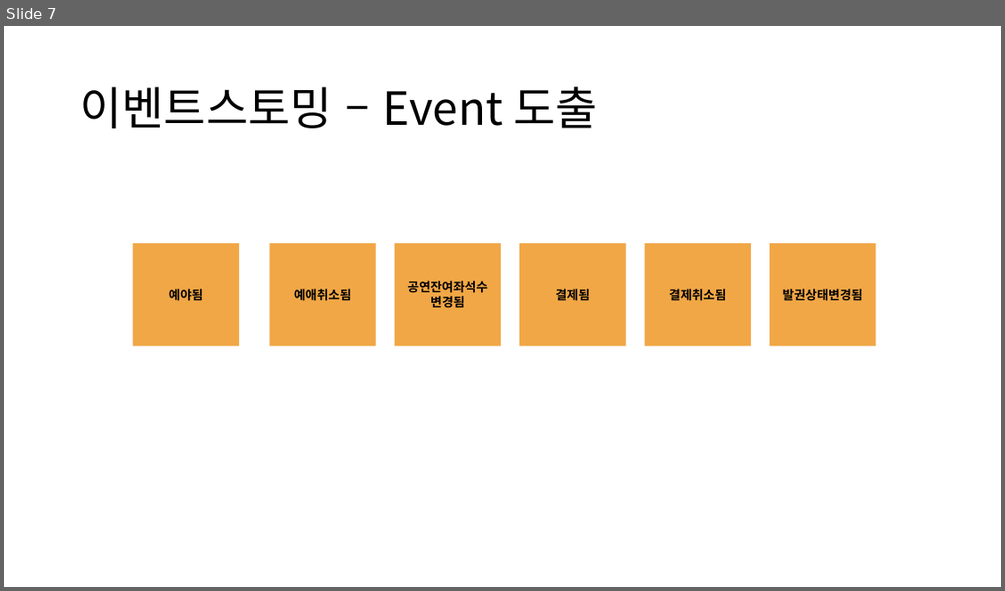
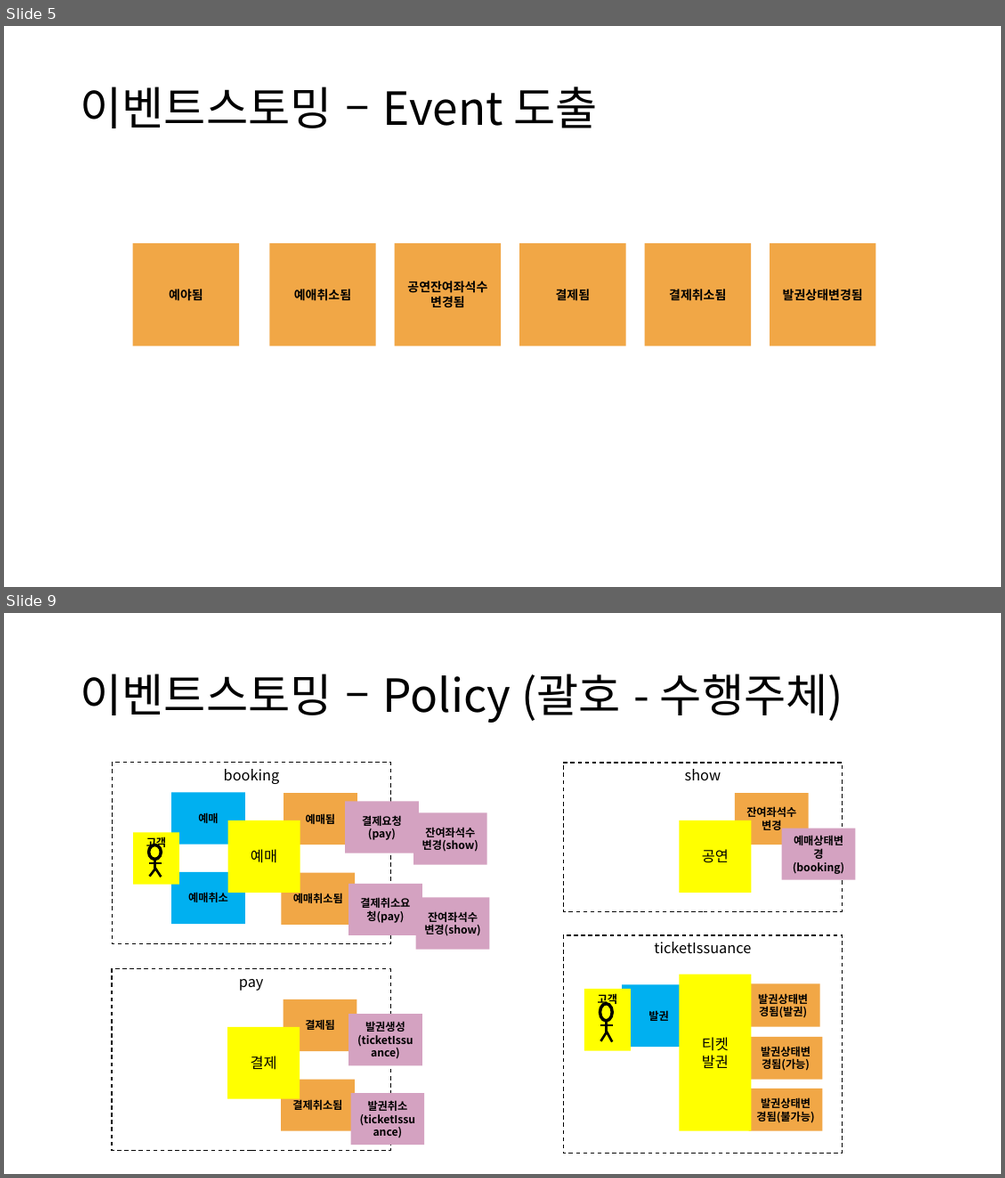
Before and after one commit to rudal13/teamBooking, a slide deck: 실무테스트 sheet.pptx. Shown one above the other, each under a label of ours: slide 7 before the commit, slides 5 and 9 after it; the slides between them are not shown. The pictures are 1005x591 and 1005x1178 pixels, drawn with LibreOffice and Linux fonts; fonts in the diff are those of the drawing. Boxes give left, top, right and bottom in pixels: in the first picture for what was removed or moved away, otherwise in the second. Text is boxed around its words. In the diff, an @@ line names an element or a change of style, - is before the commit and + after.

Commit message:
booking

```diff
--- a/실무테스트 sheet.pptx
+++ b/실무테스트 sheet.pptx
@@ slide 9 added at [4,613,1001,1174], background #FFFFFF @@
@@ title added at [80,674,843,722], 44 pt, text #000000 @@
+이벤트스토밍 – Policy (괄호 - 수행주체)
@@ group added at [113,763,391,944]: 7 rectangles, 4 lines, 1 ellipse @@
+예매됨
+예매취소됨
+예매
+예매취소
+고객
+예매
+booking
@@ rectangle added at [345,802,419,853], fill #D4A2C1, 10.5 pt, text #000000, bold @@
+결제요청(pay)
@@ rectangle added at [413,812,488,864], fill #D4A2C1, 10.5 pt, text #000000, bold @@
+잔여좌석수변경(show)
@@ group added at [563,763,856,911]: 4 rectangles @@
+잔여좌석수변경
+공연
+show
+예매상태변경(booking)
@@ rectangle added at [348,884,423,935], fill #D4A2C1, 10.5 pt, text #000000, bold @@
+결제취소요청(pay)
@@ rectangle added at [416,897,490,949], fill #D4A2C1, 10.5 pt, text #000000, bold @@
+잔여좌석수변경(show)
@@ group added at [112,969,390,1151]: 4 rectangles @@
+결제됨
+결제취소됨
+결제
+pay
@@ group added at [563,935,842,1153]: 7 rectangles, 4 lines, 1 ellipse @@
+발권상태변경됨(발권)
+발권
+고객
+ticketIssuance
+발권상태변경됨(가능)
+발권상태변경됨(불가능)
+티켓
+발권
@@ rectangle added at [348,1013,423,1065], fill #D4A2C1, 10.5 pt, text #000000, bold @@
+발권생성
+(ticketIssuance)
@@ rectangle added at [351,1093,425,1144], fill #D4A2C1, 10.5 pt, text #000000, bold @@
+발권취소
+(ticketIssuance)
@@ what was slide 7 is now slide 5 @@
```
Also in this commit, not shown: 7 slides changed, 6 other slides added, 16 slides removed.
